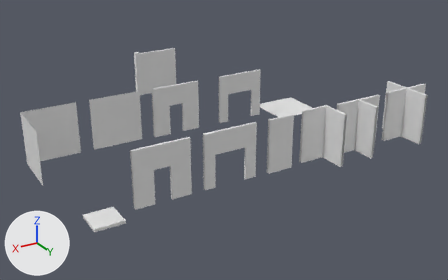
One commit to the Blender file Artist/Blockout.blend: the scene before it, then after it.
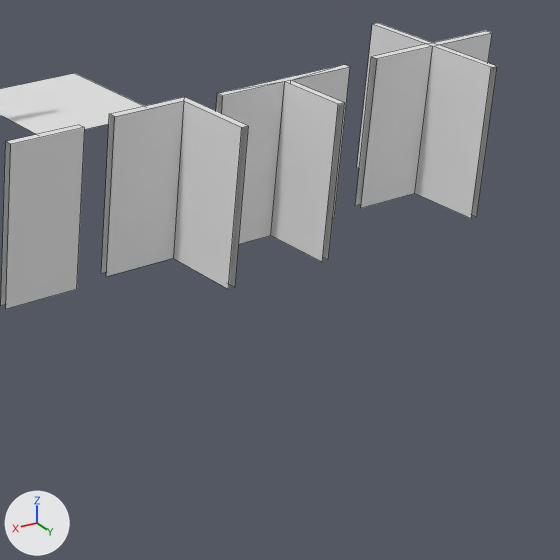
Each version appears first whole from a camera (50 mm lens) standing at (20.69, 42.01, 19.27) and looking at (-2.46, 3.42, -0.03), and next in a close-up on the part from 59% to 100% of the width and 26% to 91% of the height. Every picture has the same lights, and +X, +Y and +Z are marked at lower left. The close-ups show mesh edges as thin lines.

The first close-up shows 'Out_floor', 'Wall', 'Wall.003', 'Wall.004', 'Wall_corner'.
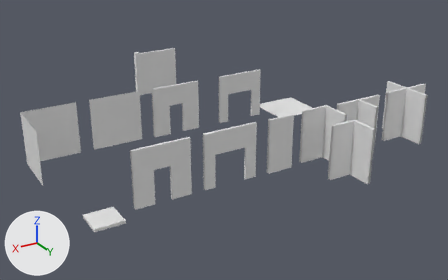
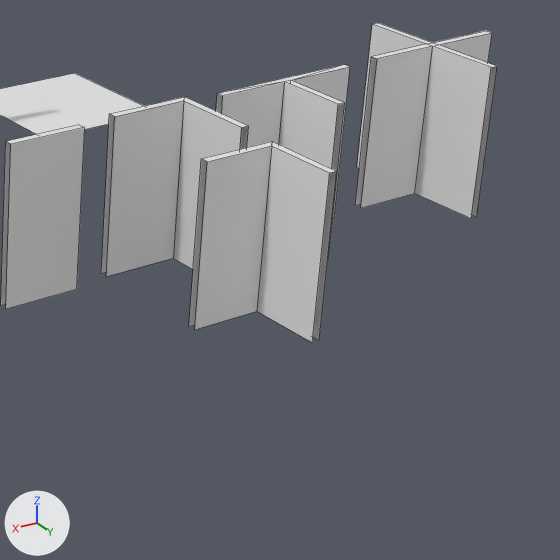
Changed parts and their boxes [x1, y1, x2, y2] in the close-ups (560 x 560 px):
'Wall_corner_inside', added: after [189, 142, 337, 342]

The change, as a list of edits to the scene's bpy script:
```text
Add me_wall_corner_001:
    me_wall_corner_001.from_pydata([(2.0, 0.2, 0.0), (2.0, 0.2, 4.0), (0.2, 0.2, 4.0), (2.0, 0.0, 0.0), (2.0, 0.0, 4.0), (0.0, 0.0, 4.0), (0.2, 0.2, 0.0), (0.2, 2.0, 0.0), (0.2, 2.0, 4.0), (0.0, 0.0, 0.0), (0.0, 2.0, 0.0), (0.0, 2.0, 4.0)], [], [(0, 6, 2, 1), (3, 4, 5, 9), (6, 7, 8, 2), (9, 5, 11, 10), (2, 8, 11, 5), (1, 2, 5, 4)])
Add ob_wall_corner_inside:
    ob_wall_corner_inside = bpy.data.objects.new('Wall_corner_inside', me_wall_corner_001)
    ob_wall_corner_inside.location = (-7.0, 13.0, 0.0)
```
